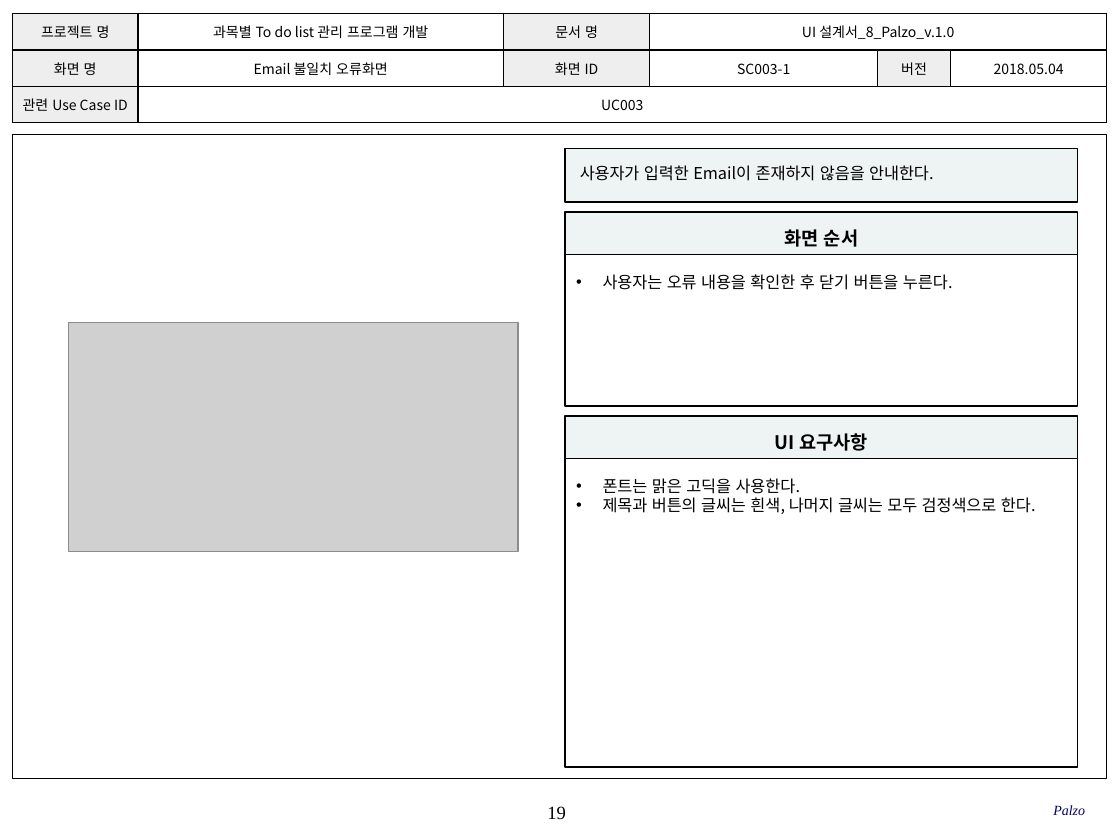
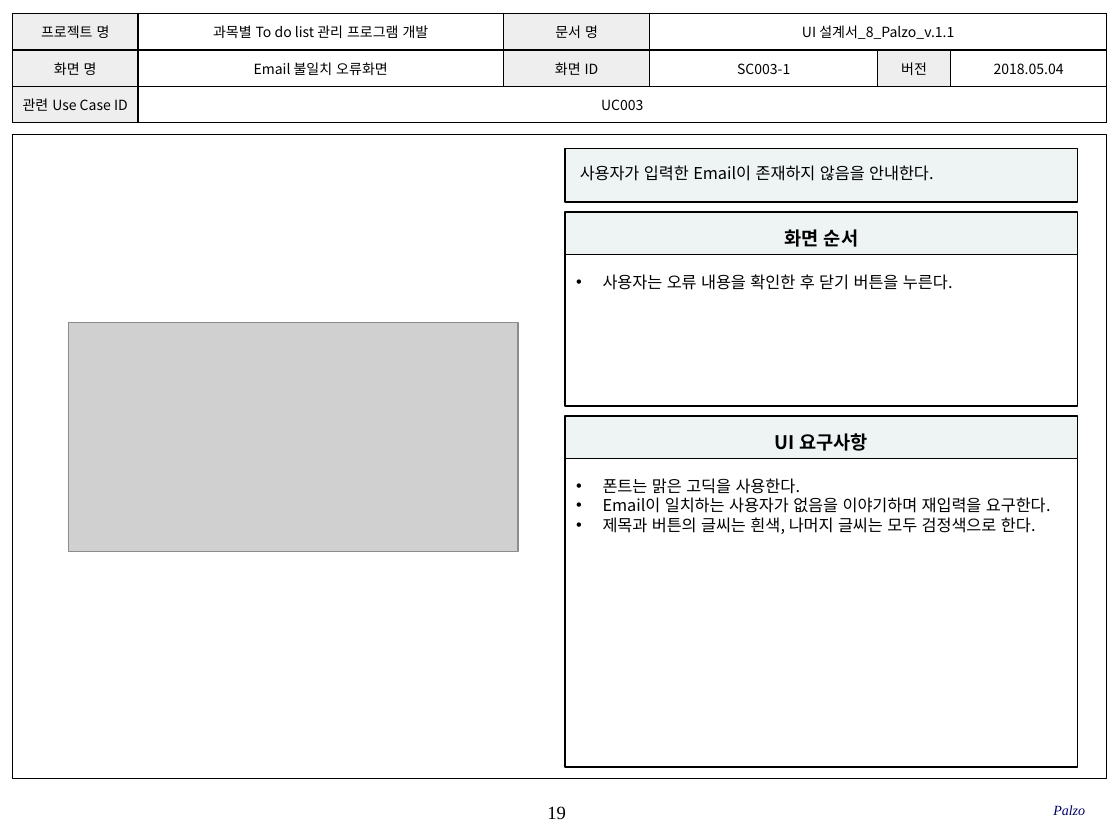
Before and after one commit to SMU-SE-Admin/18-1_8_PALZO_Doc, a slide deck: slide 19 of 03 설계/UI 설계서_8_Palzo.pptx. Drawn at 1120x840 pixels with LibreOffice and Linux fonts; fonts in the diff are those of the drawing; grey boxes stand for pictures; background and template pictures are left out. Boxes give left, top, right and bottom in pixels: in the first picture for what was removed or moved away, otherwise in the second. Text is boxed around its words. In the diff, an @@ line names an element or a change of style, - is before the commit and + after.

Commit message:
#1102 UI 설계서 작성
작성 항목 확인 및 점검, 보완사항 추가

```diff
--- a/03 설계/UI 설계서_8_Palzo.pptx
+++ b/03 설계/UI 설계서_8_Palzo.pptx
@@ table at (x1=12, y1=13, x2=1105, y2=123) @@
-row 1, column 4: UI 설계서_8_Palzo_v.1.0
+row 1, column 4: UI 설계서_8_Palzo_v.1.1
@@ text in rectangle at (x1=603, y1=497, x2=1051, y2=513): paragraph added @@
+• Email이 일치하는 사용자가 없음을 이야기하며 재입력을 요구한다.
```
Also in this commit, not shown: 39 other slides changed.
